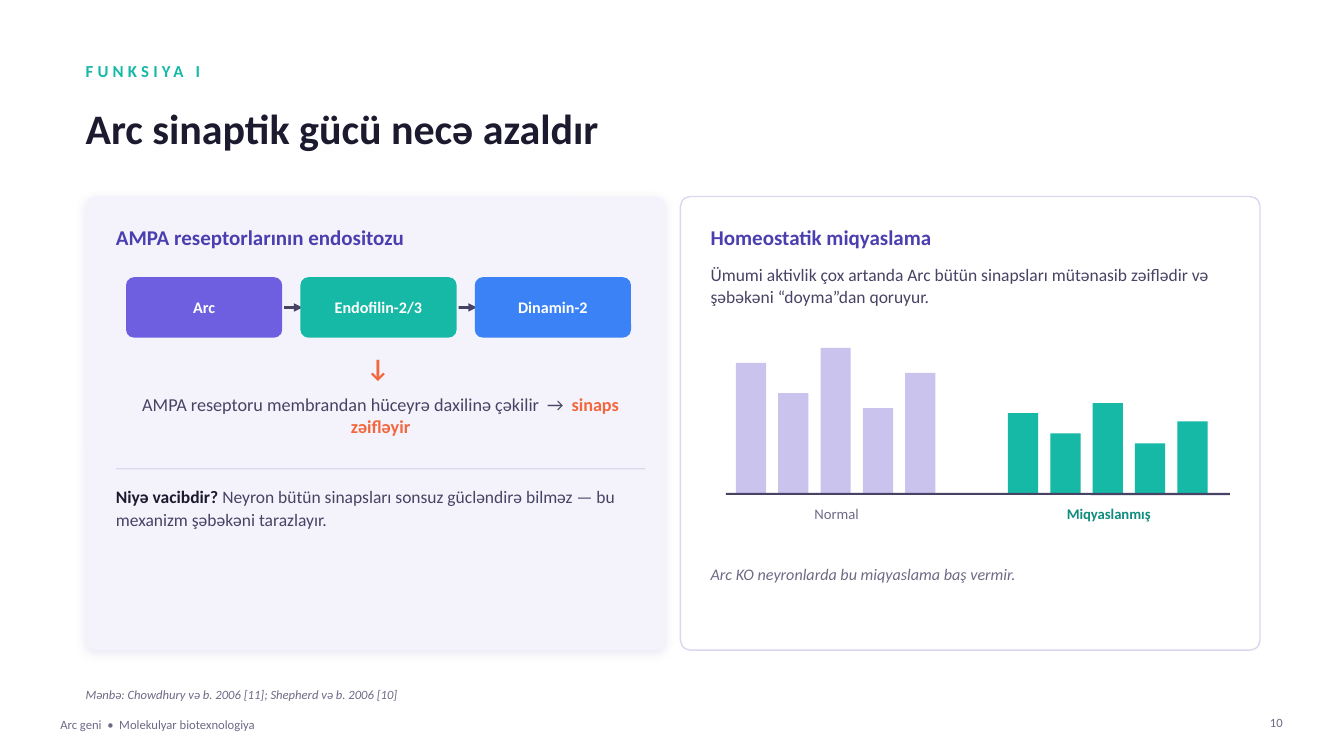
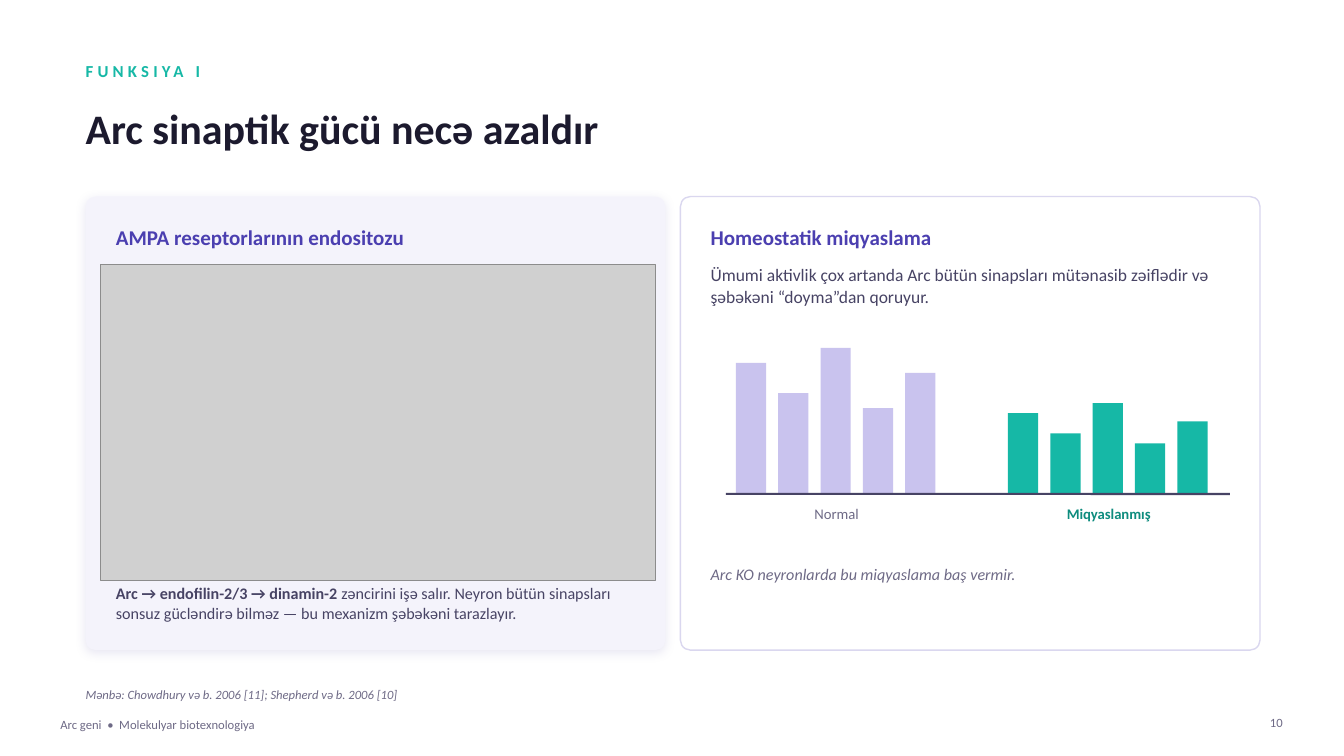
Before and after one commit to Qwrtyqwerty12345/sherlock, a slide deck: slide 10 of Arc_geni_slaydlar.pptx. Drawn at 1344x756 pixels with LibreOffice and Linux fonts; fonts in the diff are those of the drawing; grey boxes stand for pictures. Boxes give left, top, right and bottom in pixels: in the first picture for what was removed or moved away, otherwise in the second. Text is boxed around its words. In the diff, an @@ line names an element or a change of style, - is before the commit and + after.

```diff
--- a/Arc_geni_slaydlar.pptx
+++ b/Arc_geni_slaydlar.pptx
@@ picture added at (101,264,655,581) @@
@@ rounded rectangle removed at (126,277,282,338) @@
@@ rounded rectangle removed at (300,277,457,338) @@
@@ rounded rectangle removed at (475,277,631,338) @@
@@ text removed at (193,302,215,313) @@
-Arc
@@ arrow removed from (284, 308) to (302, 308) @@
@@ text removed at (335,301,422,314) @@
-Endofilin-2/3
@@ arrow removed from (459, 308) to (477, 308) @@
@@ text removed at (518,301,588,313) @@
-Dinamin-2
@@ text removed at (116,348,640,388) @@
-↓
@@ text removed at (142,398,619,436) @@
-AMPA reseptoru membrandan hüceyrə daxilinə çəkilir → sinaps zəifləyir
@@ line removed from (116, 469) to (645, 469) @@
@@ text at (116,587,611,622): text changed; size 12.5 to 11.5 pt @@
-Niyə vacibdir? Neyron bütün sinapsları sonsuz gücləndirə bilməz — bu mexanizm şəbəkəni tarazlayır.
+Arc → endofilin-2/3 → dinamin-2 zəncirini işə salır. Neyron bütün sinapsları sonsuz gücləndirə bilməz — bu mexanizm şəbəkəni tarazlayır.
```
Also in this commit, not shown: 6 other slides changed.
